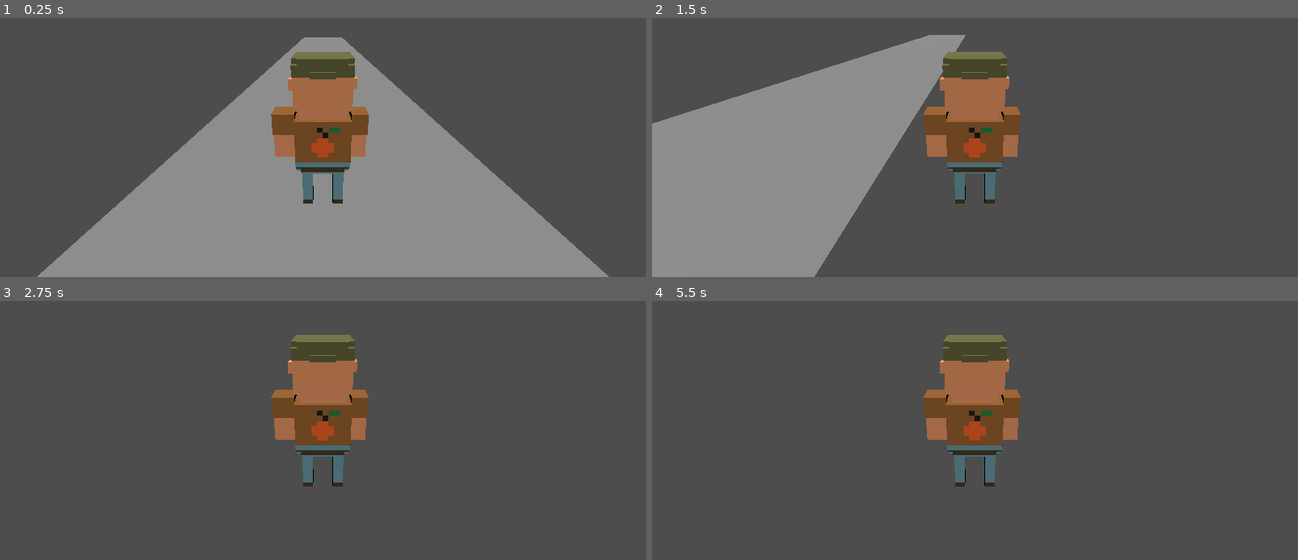
Above: before the commit, frames 1-4 (two rows, left to right).
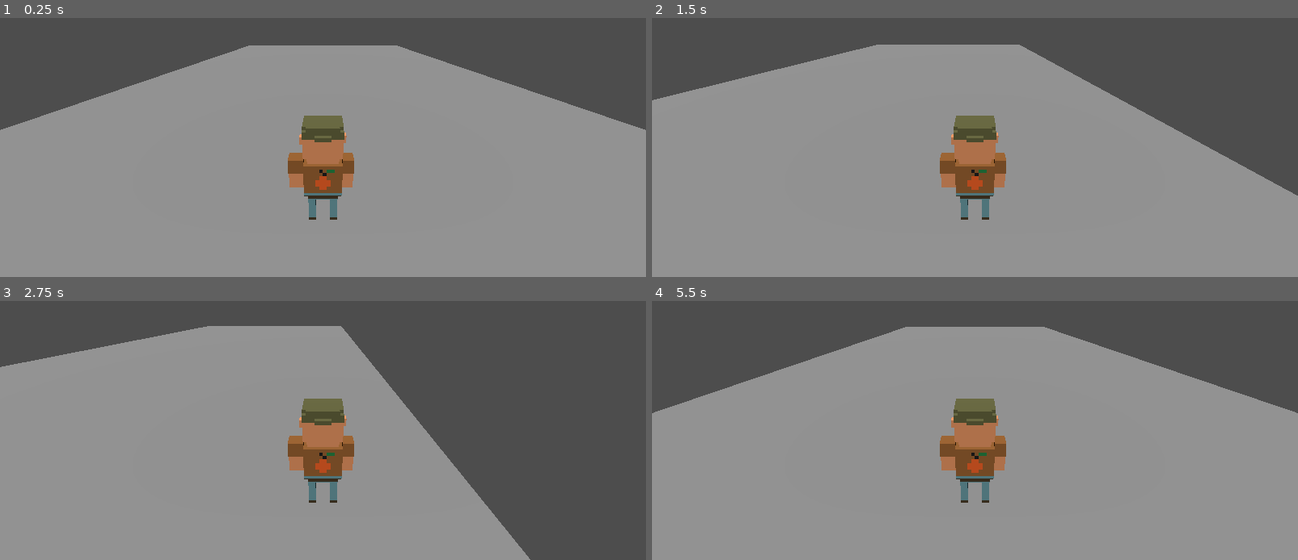
Above: after the commit, the same moments.

Repository: g-h-o-s-t-studio/across-the-roads
Game: Godot game, scene res://main.tscn
Same seed, same stepped clock (60 frames per second), same inputs: the game is played once before the commit and once after it.
Inputs:
- Up to frame 1 (0.25 s): no input
- Up to frame 2 (1.5 s): tap Enter (ui_accept) at 0.5, 0.77 s; hold Right (ui_right) 0.53-1.28 s; hold Down (ui_down) from 1.28 s (still down)
- Up to frame 3 (2.75 s): tap Enter (ui_accept) at 1.52 s; release Down (ui_down) at 2.03 s; hold Right (ui_right) from 2.03 s (still down)
- Up to frame 4 (5.5 s): release Right (ui_right) at 2.78 s; hold Up (ui_up) 2.78-3.53 s; tap Enter (ui_accept) at 3.02, 3.77, 4.52 s; hold Left (ui_left) 3.53-5.03 s; hold Down (ui_down) from 5.03 s (still down)

The runs differ from the first frame. In frame 1, 40% of the frame differs, in the area x 0-100%, y 7-100%; in frame 2, 47%; in frame 3, 58%; in frame 4, 77%, in the area x 0-100%, y 9-100%.

Commit message:
Little changes

Diff:
--- a/Player.gd
+++ b/Player.gd
@@ -4,21 +4,16 @@
 const SPEED = 5.0
 const JUMP_VELOCITY = 4.5
 
-# Get the gravity from the project settings to be synced with RigidBody nodes.
 var gravity = ProjectSettings.get_setting("physics/3d/default_gravity")
 
 
 func _physics_process(delta):
-	# Add the gravity.
 	if not is_on_floor():
 		velocity.y -= gravity * delta
 
-	# Handle jump.
 	if Input.is_action_just_pressed("ui_accept") and is_on_floor():
 		velocity.y = JUMP_VELOCITY
 
-	# Get the input direction and handle the movement/deceleration.
-	# As good practice, you should replace UI actions with custom gameplay actions.
 	var input_dir = Input.get_vector("ui_left", "ui_right", "ui_up", "ui_down")
 	var direction = (transform.basis * Vector3(input_dir.x, 0, input_dir.y)).normalized()
 	if direction:
--- a/main.tscn
+++ b/main.tscn
@@ -1,12 +1,14 @@
-[gd_scene load_steps=4 format=3 uid="uid://cec7tspm3fdrq"]
+[gd_scene load_steps=5 format=3 uid="uid://cec7tspm3fdrq"]
 
 [ext_resource type="PackedScene" uid="uid://dh1bb3th24xv" path="res://Player.tscn" id="1_fqh7r"]
 
 [sub_resource type="BoxShape3D" id="BoxShape3D_s6j48"]
-size = Vector3(5, 0, 60)
+size = Vector3(30, 0, 60)
 
 [sub_resource type="PlaneMesh" id="PlaneMesh_xf748"]
-size = Vector2(5, 60)
+size = Vector2(20, 60)
+
+[sub_resource type="Environment" id="Environment_rdvni"]
 
 [node name="Main" type="Node"]
 
@@ -22,3 +24,6 @@
 
 [node name="DirectionalLight3D" type="DirectionalLight3D" parent="."]
 transform = Transform3D(1, 0, 0, 0, 0.411546, 0.911389, 0, -0.911389, 0.411546, 0, 7.92292, 26.4063)
+
+[node name="WorldEnvironment" type="WorldEnvironment" parent="."]
+environment = SubResource("Environment_rdvni")
--- a/player.tscn
+++ b/player.tscn
@@ -20,4 +20,4 @@
 [node name="SpringArm3D" type="SpringArm3D" parent="."]
 
 [node name="Camera3D" type="Camera3D" parent="."]
-transform = Transform3D(1, 0, 0, 0, 0.952661, 0.304033, 0, -0.304033, 0.952661, 0, 2.13675, 2.44302)
+transform = Transform3D(1, 0, 0, 0, 0.952661, 0.304033, 0, -0.304033, 0.952661, 0, 3.24008, 3.28559)
